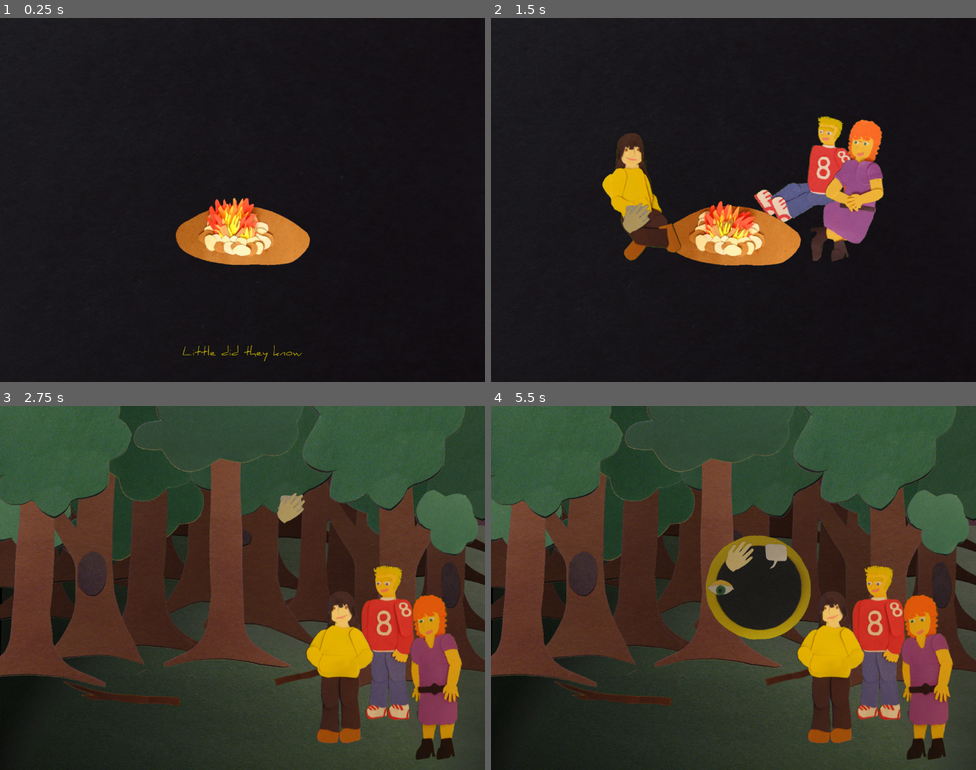
Above: before the commit, frames 1-4 (two rows, left to right).
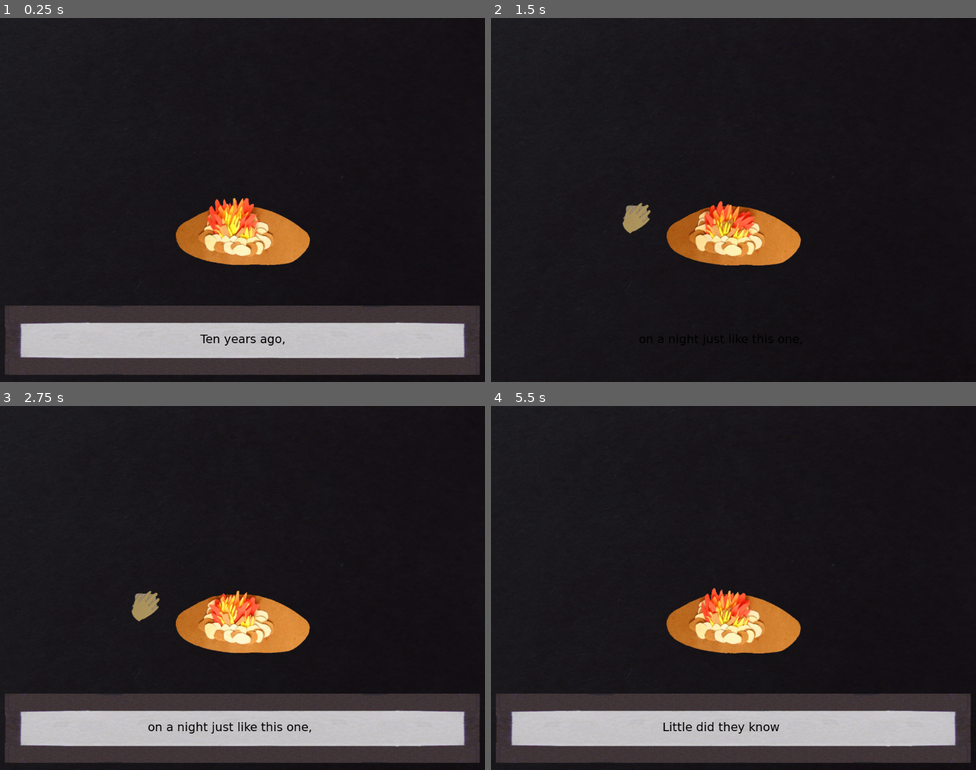
Above: after the commit, the same moments.

Repository: greenbas/GlobalGameJam2022
Game: Godot game, scene res://Code/Game.tscn
Same seed, same stepped clock (60 frames per second), same inputs: the game is played once before the commit and once after it.
Inputs (mouse positions are in pixels of both pictures, inside the frame that each line leads up to):
- Up to frame 1 (0.25 s): no input
- Up to frame 2 (1.5 s): move the mouse to (840, 181) at 0.52 s; tap . (ui_dialogue, bound only after the commit) at 0.6, 1.35 s; click (840, 181) at 0.67 s; move the mouse to (636, 218) at 1.27 s; click (636, 218) at 1.42 s
- Up to frame 3 (2.75 s): move the mouse to (291, 507) at 2.02 s; tap . (ui_dialogue, bound only after the commit) at 2.1 s; click (291, 507) at 2.17 s
- Up to frame 4 (5.5 s): move the mouse to (709, 660) at 2.77 s; tap . (ui_dialogue, bound only after the commit) every 0.75 s from 2.85 to 5.1 s; click (709, 660) at 2.92 s; move the mouse to (879, 642) at 3.52 s; click (879, 642) at 3.67 s; move the mouse to (588, 533) at 4.27 s; click (588, 533) at 4.42 s; move the mouse to (757, 588) at 5.02 s; click (757, 588) at 5.17 s

The runs differ from the first frame. In frame 1, 18% of the frame differs, in the area x 1-99%, y 79-98%; in frame 2, 7.5%; in frame 3, 90%, in the area x 0-100%, y 0-100%; in frame 4, 89%.

Commit message:
Portraits
Portraits are in!  Updated fonts as well.

Diff:
--- a/Code/Game.gd
+++ b/Code/Game.gd
@@ -55,6 +55,7 @@
 	if allGood():
 		Game.playables = Game.listWhere(Game.ENTITY.CHAR, ["Playable"], ["1"])
 		Game.inventory = Inventory.new(Game.playables, entityByID(Game.ENTITY.INV))
+		Game.setEvents()
 
 #static func getScripts(): # Special.  And this is very long...
 #	return Game.entities[Game.ENTITY_NAME[Game.ENTITY.SCRIPT]].values()
@@ -183,3 +184,27 @@
 			var s = ""
 			if e.right(len(e)-1) != "s": s = "s" # Just grammatical perfectionism... sorry
 			Game.reportError("Script", "No %s%s exist with property %s = %s" % [e, s, fprop, fvalue])
+
+# ===== Signals =========================================================
+
+#var ui_dialogue : InputEventAction
+var dialogueMenu
+var speaker
+var speakerEmotion
+func setEvents():
+	dialogueMenu = Game.entityWhere(Game.ENTITY.MENU, ["Type"], ["dialogue"])
+#	ui_dialogue = InputEventAction.new()
+#	ui_dialogue.action = "ui_dialogue"
+#	ui_dialogue.pressed = true
+func beginSpeaking(c, e):
+	speaker = c
+	speakerEmotion = Game.entityWhere(Game.ENTITY.EMOTIONS, ["Character", "ID"], [c.ID, e])
+	menu.openScreen(dialogueMenu)
+	#Input.parse_input_event(ui_dialogue)
+func endSpeaking():
+	#Input.parse_input_event(ui_dialogue)
+	menu.clearMenu(sceneNode)
+
+
+func sendSignal(s):
+	emit_signal(s)
--- a/Code/Game.tscn
+++ b/Code/Game.tscn
@@ -50,20 +50,25 @@
 "_edit_use_anchors_": false
 }
 
-[node name="Dialogue" type="Control" parent="Scene"]
+[node name="Dialogue" type="CanvasLayer" parent="Scene"]
+
+[node name="Text" type="Label" parent="Scene/Dialogue"]
+margin_left = 1.0
+margin_top = 662.0
+margin_right = 1026.0
+margin_bottom = 744.0
+align = 1
+autowrap = true
+__meta__ = {
+"_edit_use_anchors_": false
+}
+
+[node name="DialogueX" type="Control" parent="Scene"]
 margin_right = 40.0
 margin_bottom = 40.0
 __meta__ = {
 "_edit_use_anchors_": false
 }
-
-[node name="Text" type="Label" parent="Scene/Dialogue"]
-margin_left = 46.0
-margin_top = 689.0
-margin_right = 979.0
-margin_bottom = 744.0
-align = 1
-autowrap = true
 
 [node name="Debugger" type="Control" parent="Scene"]
 margin_right = 40.0
--- a/Code/Menus.gd
+++ b/Code/Menus.gd
@@ -19,9 +19,14 @@
 			var menu = ScreenMenu.new(e)
 			screensList[e.ID] = menu
 			menu.updateMe(scene)
+	#self.connect("ui_dialogue", self, "accept_event")
+
+#func _on_ui_dialogue():
+#	openScreen(Game.entityWhere(Game.ENTITY.MENU, ["ID"], ["portrait"]))
 
 # Main defined menus e.g. inventory and save games
-
+func _input(event):
+	checkInput(event)
 func checkInput(event): # Why can't this be _input like the others?
 	for e in Game.entityByID(Game.ENTITY.MENU).values():
 		if event.is_action_pressed(e.Signal):
@@ -32,32 +37,40 @@
 				openScreen(e)
 
 func openScreen(e):
-	state = STATES.MENU_SCREEN
-	scene.drawItems("*", [screensList[e.ID].data], scene.all_menus, MENUS.SCREEN)
-	var sItem = scene.all_menus[e.ID]
-	sItem.updateMe(scene)
-	var backArray = []
-	var slotArray = []
-	for j in range(0, e.Rows):
-		for i in range(0, e.Columns):
-			var pad_id = Util.padNum(i, '0', 2) + "_" + Util.padNum(j, '0', 2)
-			# Each item has a backing (e.g. "inventory_slot.png")
-			var back_id = e.ID + "_back_" + pad_id
-			if !screenItems.has(back_id):
-				screenItems[back_id] = ScreenItem.new(ScreenItem.TYPES.INV_BACK, back_id, e.duplicate())
-			backArray.push_back(screenItems[back_id].data)
-			screenItems[back_id].updateMe(scene, i, j)
-			# And a foreground image (e.g. "stick.png")
-			var slot_id = e.ID + "_slot_" + pad_id
-			if !screenItems.has(slot_id):
-				screenItems[slot_id] = ScreenItem.new(ScreenItem.TYPES.INV_MAIN, slot_id, e.duplicate())
-			slotArray.push_back(screenItems[slot_id].data)
-			screenItems[slot_id].updateMe(scene, i, j)
-	scene.drawItems("*", backArray, scene.all_menus, MENUS.SCREEN_ITEM)
-	scene.drawItems("*", slotArray, scene.all_menus, MENUS.SCREEN_ITEM)
-	#match id:
-	#	"inventory":
-	#
+	var typeBack = -1
+	var typeMain = -1
+	match e.Type:
+		"dialogue":
+			typeBack = ScreenItem.TYPES.PORTRAIT_BACK
+			typeMain = ScreenItem.TYPES.PORTRAIT_MAIN
+		"inventory":
+			typeBack = ScreenItem.TYPES.INV_BACK
+			typeMain = ScreenItem.TYPES.INV_MAIN
+	if typeMain > -1:
+		state = STATES.MENU_SCREEN
+		scene.drawItems("*", [screensList[e.ID].data], scene.all_menus, MENUS.SCREEN)
+		var sItem = scene.all_menus[e.ID]
+		sItem.updateMe(scene)
+		var backArray = []
+		var slotArray = []
+		for j in range(0, e.Rows):
+			for i in range(0, e.Columns):
+				var pad_id = Util.padNum(i, '0', 2) + "_" + Util.padNum(j, '0', 2)
+				# Each item has a backing (e.g. "inventory_slot.png")
+				var back_id = e.ID + "_back_" + pad_id
+				if !screenItems.has(back_id):
+					screenItems[back_id] = ScreenItem.new(typeBack, back_id, e.duplicate())
+				backArray.push_back(screenItems[back_id].data)
+				screenItems[back_id].updateMe(scene, i, j)
+				# And a foreground image (e.g. "stick.png")
+				var slot_id = e.ID + "_slot_" + pad_id
+				if !screenItems.has(slot_id):
+					screenItems[slot_id] = ScreenItem.new(typeMain, slot_id, e.duplicate())
+				slotArray.push_back(screenItems[slot_id].data)
+				screenItems[slot_id].updateMe(scene, i, j)
+		scene.drawItems("*", backArray, scene.all_menus, MENUS.SCREEN_ITEM)
+		scene.drawItems("*", slotArray, scene.all_menus, MENUS.SCREEN_ITEM)
+
 	#scene.drawItems("*", actionList, scene.all_menus, MENUS.WHEEL_ITEM)
 
 
@@ -135,6 +148,7 @@
 		z_index = 2000
 	func drawMe():
 		pass
+# The action wheel and its items are very different from menu items defined in menus.csv
 class ActionMenu:
 	extends MenuData
 	func _init().("action_menu", {}):
@@ -155,22 +169,26 @@
 		var angle = deg2rad(float(data.Radial_Position))
 		var offset = dist * Vector2(cos(angle), -sin(angle))
 		position = wheel.position + offset
+# However, each of these can be treated more or less the same.
 class ScreenMenu:
 	extends MenuData
 	func _init(d).(d.ID, d):
 		data.Actionable = "0"
 		z_index += 150
 	func updateMe(scene):
-		centered = true
-		position = Vector2(scene.WIDTH, scene.HEIGHT) / 2
+		centered = false # We offset so that "position" is the position of the base
 		texture = Game.getTexture(data.Menu_Path, data.Menu_Filename, data.Menu_Extension)
+		offset = -texture.size * Vector2(float(data.Base_X), float(data.Base_Y)) / 100.0
+		var xpos = scene.WIDTH * float(data.Screen_X) / 100.0
+		var ypos = scene.HEIGHT * float(data.Screen_Y) / 100.0
+		position = Vector2(xpos, ypos)
 class ScreenItem:
 	extends MenuData
-	enum TYPES { INV_BACK = 0, INV_MAIN }
+	enum TYPES { INV_BACK = 0, INV_MAIN, SAVE_BACK, SAVE_MAIN, PORTRAIT_BACK, PORTRAIT_MAIN }
 	var type
 	func _init(t, id, d).(id, d):
 		type = t
-		data.Actionable = "1"
+		data.Actionable = "0"
 		z_index += 151
 	func updateMe(scene, slot_i, slot_j):
 		var found = false
@@ -184,18 +202,12 @@
 				if inv.size() > loc:
 					found = true
 					texture = Game.getTexture(Game.getImageFile(inv[loc]))
+			TYPES.PORTRAIT_MAIN:
+				found = true
+				var emo = Game.speakerEmotion
+				texture = Game.getTexture(emo.Image_Path, emo.Image_Filename, emo.Image_Extension)
+				scene.get_node("Dialogue/Text").margin_left = texture.size.x - position.x/2
 		if found:
 			var start_x = scene.WIDTH * float(data.Slot_Start_X) / 100.0
 			var start_y = scene.HEIGHT * float(data.Slot_Start_Y) / 100.0
 			position = Vector2(start_x + texture.size.x * slot_i, start_y + texture.size.y * slot_j)
-#class DialogueMenu:
-#	extends MenuData
-#	func _init().("dialogue_menu", {}):
-#		z_index += 50
-#	func updateMe(scene):
-#		data.Actionable = "0"
-#		centered = true
-#		#var start_x = scene.WIDTH * float(data.Slot_Start_X) / 100.0
-#		#var start_y = scene.HEIGHT * float(data.Slot_Start_Y) / 100.0
-#		texture = Game.getTexture(data.Menu_Path, data.Menu_Filename, data.Menu_Extension)
-#		position = Vector2(scene.WIDTH / 2, scene.HEIGHT - (texture.size.y / 2))
--- a/Code/Scene.gd
+++ b/Code/Scene.gd
@@ -18,54 +18,60 @@
 	if Game.allGood():
 		scriptManager = preload("ScriptManager.gd").new()
 		scriptManager.attachScripts()
-		refreshScene()
+		refreshScene(true)
 		Game.menu = Menu.new()
 		Game.menu.loadData(self)
+		refreshScene()
 	else: # FIXME: This won't work if the various _draw and _inputs don't check Game.allGood
 		  # So before release, test again by opening any of the csvs and making sure it quits.
 		Game.reportError("Setup", "Unrecoverable error.  Quitting.")
 		get_tree().quit()
 
-func refreshScene():
+# RefreshScene can cause scripts to run, which may need the Dialogue Menu.
+# But the dialogue menu needs the size of the screen, which requires the background loaded.
+# So there's a one-time call to this function to get the background loaded.
+func refreshScene(justBG=false):
 	# Determine the current scene based on where the current character is
 	currChar = getCurrentCharacter()
 	if Game.allGood():
 		currScene = getCurrentScene(currChar)
 		if Game.allGood():
-			loadScene(currScene)
+			loadScene(currScene, justBG)
 
 func getCurrentScene(character):
 	return Game.entityWhere(Game.ENTITY.SCENE, ["ID"], [character.Scene_ID])
 
-func loadScene(scene):
-	# Load the background and foreground
-	Game.setCursor(currChar.Cursor_Path, currChar.Cursor_Filename, currChar.Cursor_Extension)
+func loadScene(scene, justBG=false):
+	$Background.texture = Game.getTexture(scene.Background_Path, scene.Background_Filename, scene.Background_Extension)
+	WIDTH = $Background.texture.get_width()
+	HEIGHT = $Background.texture.get_height()
 	walkmap = $Walkmap
 	walkmap.texture = Game.getTexture(scene.Walkmap_Path, scene.Walkmap_Filename, scene.Walkmap_Extension)
 	walkmap.lock() # So we can read the colours of the pixels
-	#walkmap.recalcNodes()
-	$Background.texture = Game.getTexture(scene.Background_Path, scene.Background_Filename, scene.Background_Extension)
-	WIDTH = $Background.texture.get_width()
-	HEIGHT = $Background.texture.get_height()
-	$Foreground.texture = Game.getTexture(scene.Foreground_Path, scene.Foreground_Filename, scene.Foreground_Extension)
 
-	# Unload characters not currently in the scene
-	#var removeNodes = []
-	for i in range(0, $Characters.get_child_count()):
-		var node = $Characters.get_child(i)
-		node.visible = (all_chars[node.name].data.Scene_ID == scene.ID)
-	for i in range(0, $Objects.get_child_count()):
-		var node = $Objects.get_child(i)
-		node.visible = (all_objs[node.name].data.Scene_ID == scene.ID)
-	#	if currChar.Scene_ID != scene.ID: # Pro: Animations don't go forever.  Cons: ?
-	#		removeNodes.append(node)
-	#for node in removeNodes: # Do after so we're not changing the list we're iterating over
-	#	$Characters.remove_child(node)
+	if !justBG:
+		# Load the background and foreground
+		Game.setCursor(currChar.Cursor_Path, currChar.Cursor_Filename, currChar.Cursor_Extension)
+		#walkmap.recalcNodes()
+		$Foreground.texture = Game.getTexture(scene.Foreground_Path, scene.Foreground_Filename, scene.Foreground_Extension)
 
-	# Load or update all characters and objects in the scene
-	drawItems(scene.ID, Game.listOf(Game.ENTITY.CHAR).values(), all_chars, Game.ENTITY.CHAR)
-	drawItems(scene.ID, Game.listOf(Game.ENTITY.OBJ).values(), all_objs, Game.ENTITY.OBJ)
-	#emit_signal("draw")
+		# Unload characters not currently in the scene
+		#var removeNodes = []
+		for i in range(0, $Characters.get_child_count()):
+			var node = $Characters.get_child(i)
+			node.visible = (all_chars[node.name].data.Scene_ID == scene.ID)
+		for i in range(0, $Objects.get_child_count()):
+			var node = $Objects.get_child(i)
+			node.visible = (all_objs[node.name].data.Scene_ID == scene.ID)
+		#	if currChar.Scene_ID != scene.ID: # Pro: Animations don't go forever.  Cons: ?
+		#		removeNodes.append(node)
+		#for node in removeNodes: # Do after so we're not changing the list we're iterating over
+		#	$Characters.remove_child(node)
+
+		# Load or update all characters and objects in the scene
+		drawItems(scene.ID, Game.listOf(Game.ENTITY.CHAR).values(), all_chars, Game.ENTITY.CHAR)
+		drawItems(scene.ID, Game.listOf(Game.ENTITY.OBJ).values(), all_objs, Game.ENTITY.OBJ)
+		#emit_signal("draw")
 
 func drawItems(sceneID, list, arr, oType):
 	for i in list:
--- a/Code/ScriptManager.gd
+++ b/Code/ScriptManager.gd
@@ -6,7 +6,6 @@
 var rgxStrings
 var eval
 
-# Knowing the playables will help us deal with scripts using DEFAULT
 func attachScripts():
 	# General init since it's apparently not happening in _ready
 	rgxInventory = RegEx.new()
@@ -89,6 +88,7 @@
 # Now if you wanted to do that for lindsay AND johnny:
 # Filter_Column = "ID~,~Scene_ID" Filter_Value = "lindsay~,~campfire~&~johnny~,~campfire"
 
+signal ui_dialogue()
 # Takes an array of commands and moves through them, executing
 func run(commands, actingObj=null): # We need the acting object in the somewhat rare
 	# situation where this is triggered by a group, but the specific item is being taken
@@ -114,17 +114,21 @@
 					characters[speaker] = Game.entityWhere(Game.ENTITY.CHAR, ["ID"], [speaker], false)
 				var label = Game.sceneNode.get_node("Dialogue/Text")
 				var s = characters[speaker]
+				Game.beginSpeaking(s, cmd.Dialogue_Emotion)
 				label.text = cmd.Dialogue_Line
 				var font = Game.getFont(s.Font_Path, s.Font_File, s.Font_Extension)
 				font.size = int(s.Font_Size)
 				label.set("custom_fonts/font", font)
 				label.set("custom_colors/font_color", s.Colour)
-				var seconds = float(cmd.Dialogue_Duration) / 100.0 # 2.0 * float
+				if s.Shadow != "":
+					label.set("custom_colors/font_color_shadow", s.Shadow)
+				var seconds = 2.5 * float(cmd.Dialogue_Duration) / 100.0
 				#FIXME Just for testing
-				if cmd.ID == "intro": seconds *= 0.1
+				#if cmd.ID == "intro": seconds *= 0.1
 				#Game.thread =
 				yield(Game.wait(seconds), "timeout")
 				label.text = ""
+				Game.endSpeaking()
 				#yield(Game.wait(seconds), "diag_timer")
 			elif (!Util.isnull(cmd.Set_Column)):
 				var tab = cmd.Set_Tab.to_lower()
--- a/Code/Util.gd
+++ b/Code/Util.gd
@@ -37,8 +37,6 @@
 	d.lock()
 	var rect = getRect(sprite)
 	if rect.has_point(posn):
-		#var posTL = sprite.position + sprite.offset
-		#return (d.get_pixelv(posn - posTL).a > 0.2)
 		return (d.get_pixelv(posn - rect.position).a > 0.2)
 	return false
 
--- a/Games/Lake of Reflection/exports/characters.csv
+++ b/Games/Lake of Reflection/exports/characters.csv
@@ -1,8 +1,8 @@
-"ID","Name","Colour","Font_Path","Font_File","Font_Extension", …(384 unchanged characters)…
-"DEFAULT",,"#000000","fonts/","narrator",".ttf",25,,50%,50%,100%,50%,95%,1,1,40,0,1,0,"idle","idle_n","idle","idle","idle","idle_n","idle_n","idle_n","idle","n","e","w","s","e","w","s","w","images/menu/","cursor",".png","images/menu/","vc",".png"
-"lindsay","Lindsay","#bbaa00",,"lindsay",,,"campfire",32%,65%,,,,0,,,1,,,"sit",,,,,,,,,,,,,,,,,,"cursor_lindsay",,,"vc_lindsay",
-"johnny","Johnny","#ee4444",,"johnny",,20,"campfire",65%,55%,,,,0,,,1,,,"sit",,,,,,,,,,,,,,,,,,"cursor_johnny",,,"vc_johnny",
-"sarah","Sarah","#773399",,"sarah",,,"campfire",73%,65%,,,,0,,,1,,,"sit",,,,,,,,,,,,,,,,,,"cursor_sarah",,,"vc_sarah",
-"narrator","Narrator","#ffffff",,,,,,,,,,,,,,,,,,,,,,,,,,,,,,,,,,,,,,,
-"queen","Strange Object",,,,,,"forest-03",30%,60%,,,,0,,,,,,,,,,,,,,,,,,,,,,,,,,,,
-"fire",,,,,,,"campfire",50%,60%,75%,,55%,,,,,,1,,,,,,,,,,,,,,,,,,,,,,,
+"ID","Name","Colour","Shadow","Font_Path","Font_File","Font_Extension", …(384 unchanged characters)…
+"DEFAULT",,"#000000",,"fonts/","narrator",".ttf",25,,50%,50%,100%,50%,95%,1,1,40,0,1,0,"idle","idle_n","idle","idle","idle","idle_n","idle_n","idle_n","idle","n","e","w","s","e","w","s","w","images/menu/","cursor",".png","images/menu/","vc",".png"
+"lindsay","Lindsay","#bbaa00","#000000",,"ShadowsIntoLight-Regular",,28,"campfire",32%,65%,,,,0,,,1,,,"sit",,,,,,,,,,,,,,,,,,"cursor_lindsay",,,"vc_lindsay",
+"johnny","Johnny","#ee4444","#000000",,"CaveatBrush-Regular",,,"campfire",65%,55%,,,,0,,,1,,,"sit",,,,,,,,,,,,,,,,,,"cursor_johnny",,,"vc_johnny",
+"sarah","Sarah","#773399","#000000",,"Handlee-Regular",,,"campfire",73%,65%,,,,0,,,1,,,"sit",,,,,,,,,,,,,,,,,,"cursor_sarah",,,"vc_sarah",
+"narrator","Narrator","#ffffff","#000000",,"WendyOne-Regular",,,,,,,,,,,,,,,,,,,,,,,,,,,,,,,,,,,,,
+"queen","Strange Object",,,,,,,"forest-03",30%,60%,,,,0,,,,,,,,,,,,,,,,,,,,,,,,,,,,
+"fire",,,,,,,,"campfire",50%,60%,75%,,55%,,,,,,1,,,,,,,,,,,,,,,,,,,,,,,
--- a/Games/Lake of Reflection/exports/emotions.csv
+++ b/Games/Lake of Reflection/exports/emotions.csv
@@ -1,3 +1,6 @@
 "ID","Character","Image_Path","Image_Filename","Image_Extension"
-"DEFAULT","DEFAULT","characters/",,".png"
-"none","lindsay",,"dlg_lindsay",
+"DEFAULT","DEFAULT","images/characters/","none",".png"
+"none","lindsay",,"lindsay_neutral",
+"none","johnny",,"johnny_neutral",
+"none","sarah",,"sarah_neutral",
+"none","fire",,"none",
--- a/Games/Lake of Reflection/exports/menus.csv
+++ b/Games/Lake of Reflection/exports/menus.csv
@@ -1,5 +1,5 @@
 "ID","Type","Character","Signal","Screen_X","Screen_Y","Base_X","Base_Y","Menu_Path","Menu_Filename","Menu_Extension"," …(193 unchanged characters)…
-"DEFAULT",,,,50%,50%,50%,50%,"images/menu/",,".png",0,0,,,"images/menu/",,,".png",0,,,,
+"DEFAULT",,,,50%,50%,50%,50%,"images/menu/","none",".png",0,0,,,"images/menu/","none","none",".png",0,"fonts/","narrator",".ttf",25
 "inventory","inventory","DEFAULT","menu_inventory",,,,,,"inventory",,3,4,46.00%,24.00%,,"inv_active","inv_space",,,,,,
 "savegames","savegames","DEFAULT","menu_savegames",,,,,,"inventory",,3,4,46.00%,24.00%,,"inv_active","inv_space",,,,,,
-"portrait","dialogue","DEFAULT","ui_dialogue",,100%,,100%,,"dialogue",,1,1,46.00%,70.00%,,,,,,,,,
+"portrait","dialogue","DEFAULT","ui_dialogue",,100%,,110%,,"dialogue",,1,1,11.00%,85.00%,,,,,,,,,
--- a/Games/Lake of Reflection/exports/script.csv
+++ b/Games/Lake of Reflection/exports/script.csv
@@ -1,12 +1,12 @@
 "ID","Deactivate","Character_ID","Action_ID","Call_Script","If_Expression","Target_Character","Target_Scene","Target_Ob …(263 unchanged characters)…
 "DEFAULT",0,,,,,,,,,,,,"narrator","none",100%,,,,,"ID",,0,0,0,0
 "fire-campfire-#ff00ff",,"fire","walk","intro",,,,,,"campfire","#ff00ff",,,,,,,,,,,,,,
-"intro",,,,,,,,,,,,,"lindsay",,50%,"Ten years ago,",,,,,,,,,
-"intro",,,,,,,,,,,,,"lindsay",,66%,"on a night just like this one,",,,,,,,,,
-"intro",,,,,,,,,,,,,"lindsay",,,"there were three youths who went camping together...",,,,,,,,,
-"intro",,,,,,,,,,,,,"lindsay",,,"Little did they know",,,,,,,,,
-"intro",,,,,,,,,,,,,"lindsay",,,"that they were embarking on a journey",,,,,,,,,
-"intro",,,,,,,,,,,,,"lindsay",,,"that would change their world!",,,,,,,,,
+"intro",,,,,,,,,,,,,"fire",,50%,"Ten years ago,",,,,,,,,,
+"intro",,,,,,,,,,,,,"fire",,66%,"on a night just like this one,",,,,,,,,,
+"intro",,,,,,,,,,,,,"fire",,,"there were three youths who went camping together...",,,,,,,,,
+"intro",,,,,,,,,,,,,"fire",,50%,"Little did they know",,,,,,,,,
+"intro",,,,,,,,,,,,,"fire",,66%,"that they were embarking on a journey",,,,,,,,,
+"intro",,,,,,,,,,,,,"fire",,66%,"that would change their world!",,,,,,,,,
 "intro",,,,,,,,,,,,,,,,,"Visible","Characters",1,,"lindsay~&~johnny~&~sarah",,,1,
 "intro",,,,,,,,,,,,,"johnny",,33%,"<laughs>",,,,,,,,,
 "intro",,,,,,,,,,,,,"sarah",,,"Can you make it any more obvious that this is about us?",,,,,,,,,
--- a/project.godot
+++ b/project.godot
@@ -144,6 +144,11 @@
 , Object(InputEventKey,"resource_local_to_scene":false,"resource_name":"","device":0,"alt":false,"shift":false,"control":true,"meta":false,"command":true,"pressed":false,"scancode":83,"unicode":0,"echo":false,"script":null)
  ]
 }
+ui_dialogue={
+"deadzone": 0.5,
+"events": [ Object(InputEventKey,"resource_local_to_scene":false,"resource_name":"","device":0,"alt":false,"shift":false,"control":false,"meta":false,"command":false,"pressed":false,"scancode":46,"unicode":0,"echo":false,"script":null)
+ ]
+}
 
 [rendering]
 
Binary file added: Games/Lake of Reflection/fonts/CaveatBrush-Regular.ttf
Binary file added: Games/Lake of Reflection/fonts/ShadowsIntoLight-Regular.ttf
Binary file added: Games/Lake of Reflection/fonts/WendyOne-Regular.ttf
Binary file added: Games/Lake of Reflection/images/characters/johnny_neutral.png
Binary file added: Games/Lake of Reflection/images/characters/lindsay_neutral.png
Binary file added: Games/Lake of Reflection/images/characters/none.png
Binary file added: Games/Lake of Reflection/images/characters/sarah_neutral.png
Binary file added: Games/Lake of Reflection/images/menu/bck-dialogue.png
Binary file changed: Games/Lake of Reflection/images/menu/dialogue.png
Binary file added: Games/Lake of Reflection/images/menu/none.png
Not shown, removed: Games/Lake of Reflection/.~lock.game-data.ods#
Not shown, changed: Games/Lake of Reflection/game-data.ods
